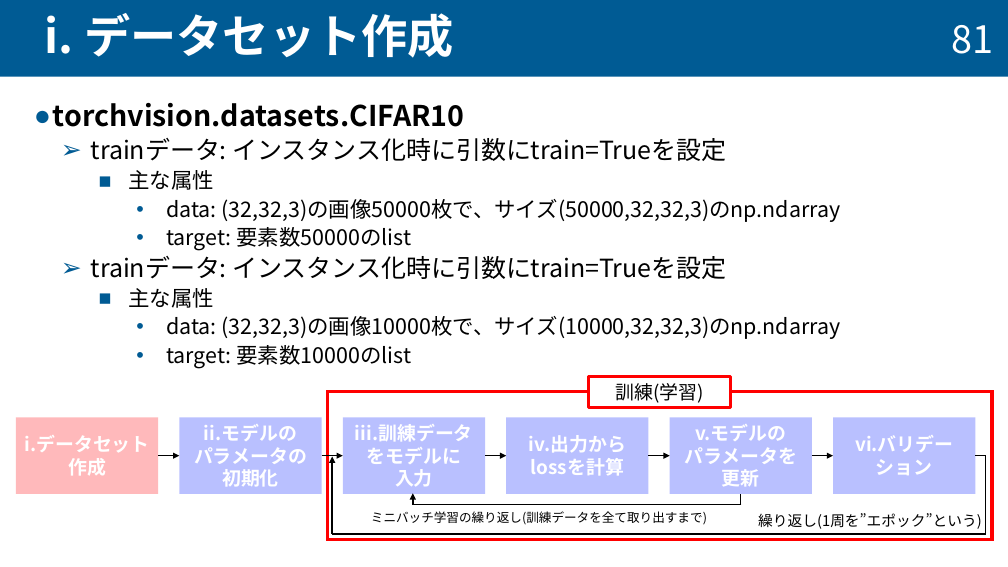
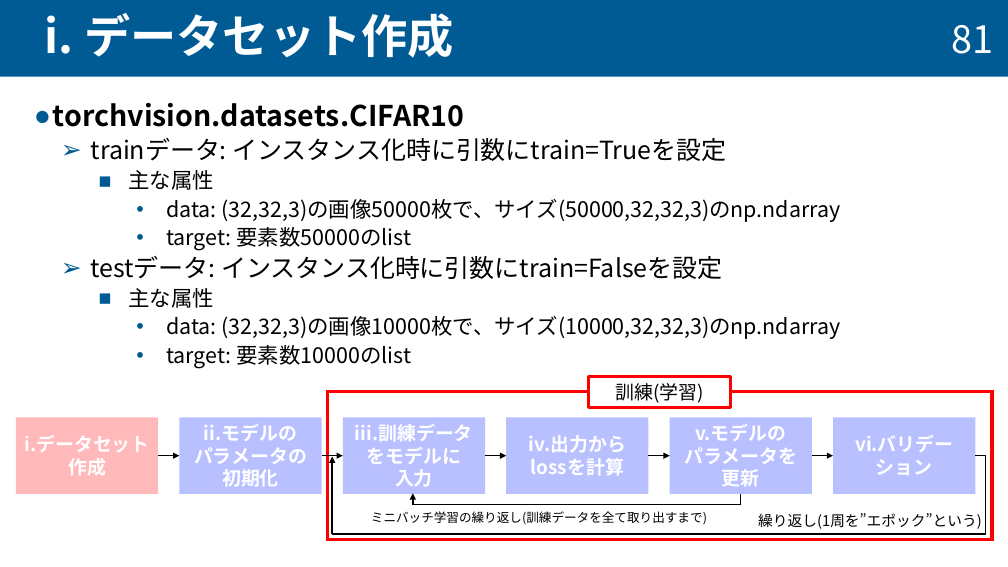
Before and after one commit to taiseifujisawa/cnn_manual_nktlab, a slide deck: slide 82 of cnn_manual.pptx. Drawn at 1008x567 pixels with LibreOffice and Linux fonts; fonts in the diff are those of the drawing. Boxes give left, top, right and bottom in pixels: in the first picture for what was removed or moved away, otherwise in the second. Text is boxed around its words. In the diff, an @@ line names an element or a change of style, - is before the commit and + after.

```diff
--- a/cnn_manual.pptx
+++ b/cnn_manual.pptx
@@ text at <box>91,256,722,279</box>: text changed @@
-  ➢ trainデータ: インスタンス化時に引数にtrain=Trueを設定
+  ➢ testデータ: インスタンス化時に引数にtrain=Falseを設定
```
Also in this commit, not shown: 5 other slides changed.
